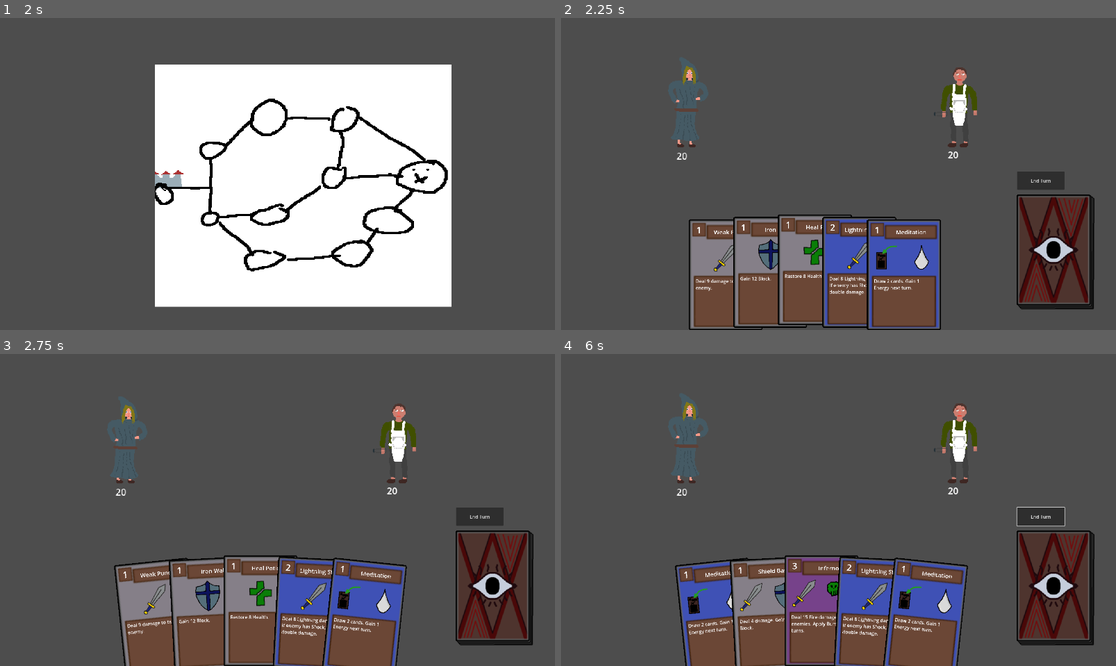
Above: before the commit, frames 1-4 (two rows, left to right).
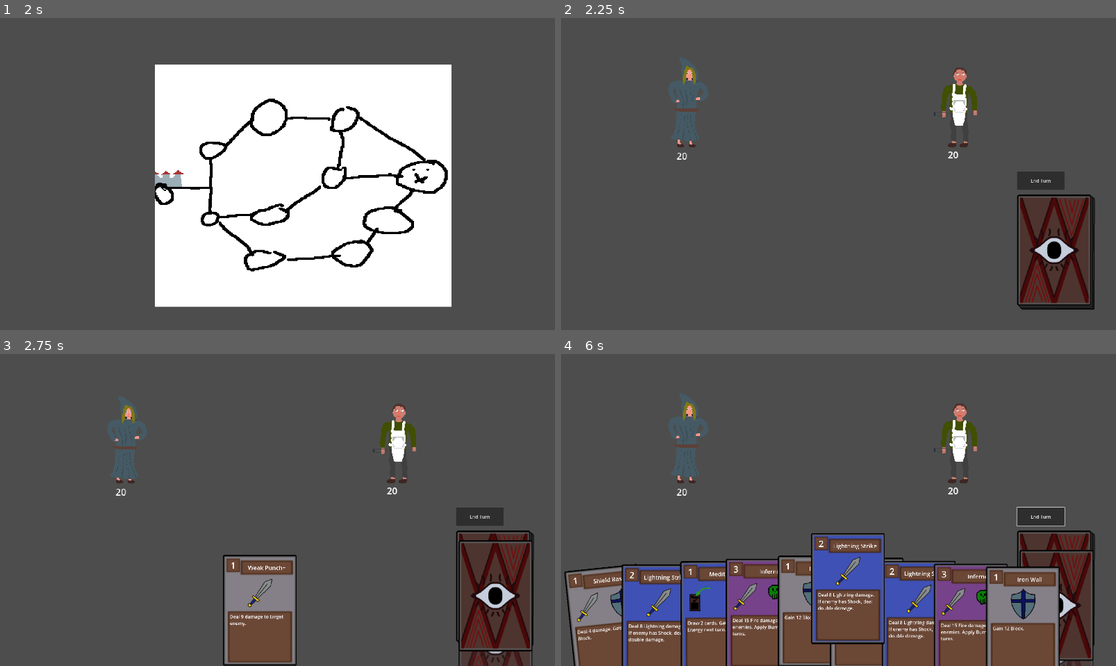
Above: after the commit, the same moments.

Repository: arch-jpg/eidsWi25
Game: Godot game, scene res://scenes/mainmenu/main_menu.tscn
The game is run twice, just before and just after one commit, with the same random seed, the same clock (stepped at 60 frames per second) and the same inputs.
Inputs (mouse positions are in pixels of both pictures, inside the frame that each line leads up to):
- Up to frame 1 (2 s): click "Play" at 0.5 s; click "Fight" at 1.25 s
- Up to frame 2 (2.25 s): tap Enter at 2 s; drag from (721, 195) to (832, 117) at 2.02 s
- Up to frame 3 (2.75 s): no input
- Up to frame 4 (6 s): click "End Turn" at 2.75 s; click "End Turn" at 3.5 s; click "End Turn" at 4.25 s; drag from (716, 616) to (688, 441) at 5.02 s; move the mouse to (716, 616) at 5.77 s; click (716, 616) at 5.92 s

Frame 1 is identical in both runs. In frame 2, 16% of the frame differs, in the area x 23-97%, y 56-100%; in frame 3, 17%; in frame 4, 24%, in the area x 0-97%, y 56-100%.

Commit message:
Added card draw animation and player wait end animation

Diff:
--- /dev/null
+++ b/scenes/cards/deck_animations.gd
@@ -0,0 +1,50 @@
+extends Node2D
+
+# Animation settings
+var card_delay_between_draws: float = 0.3  # Delay in seconds between each card draw
+var card_move_distance: float = 250.0  # How far down the card moves in pixels
+var card_move_duration: float = 0.5  # Duration of the move animation in seconds
+var card_fade_duration: float = 0.3  # Duration of the fade out animation in seconds
+var card_fade_delay: float = 0.3  # Delay before starting the fade out in seconds
+var default_deck_position: Vector2 = Vector2(138, 201)  # Fallback deck position
+
+# Preload card back texture
+var card_back_texture = preload("res://data/assets/cards/card_back.png")
+
+# Reference to the deck sprite
+@onready var card_deck = $CardDeck
+
+# Draw multiple cards with animation
+func draw_cards(count: int) -> void:
+	for i in range(count):
+		# Stagger the animation for each card
+		await get_tree().create_timer(card_delay_between_draws).timeout
+		_spawn_draw_animation()
+
+# Spawn and animate a single card being drawn
+func _spawn_draw_animation() -> void:
+	# Create a new sprite for the card back
+	var card_sprite = Sprite2D.new()
+	card_sprite.texture = card_back_texture
+
+	# Position it at the deck location
+	if card_deck:
+		card_sprite.position = card_deck.position
+	else:
+		card_sprite.position = default_deck_position
+
+	# Add to scene
+	add_child(card_sprite)
+
+	# Animate the card moving down
+	var tween = create_tween()
+	tween.set_parallel(false)
+
+	# Move down
+	tween.tween_property(card_sprite, "position:y", card_sprite.position.y + card_move_distance, card_move_duration)
+
+	# Fade out near the end
+	tween.parallel().tween_property(card_sprite, "modulate:a", 0.0, card_fade_duration).set_delay(card_fade_delay)
+
+	# Remove the sprite when animation is done
+	tween.tween_callback(func(): card_sprite.queue_free())
--- /dev/null
+++ b/scenes/cards/deck_animations.tscn
@@ -0,0 +1,11 @@
+[gd_scene load_steps=3 format=3 uid="uid://b88n4s5yw0eow"]
+
+[ext_resource type="Texture2D" uid="uid://bd8reieevuvk1" path="res://data/assets/cards/card_deck.png" id="1_icneb"]
+[ext_resource type="Script" uid="uid://d03o2vbv8gtiw" path="res://scenes/cards/deck_animations.gd" id="1_xhau5"]
+
+[node name="DeckAnimations" type="Node2D"]
+script = ExtResource("1_xhau5")
+
+[node name="CardDeck" type="Sprite2D" parent="."]
+position = Vector2(138, 201)
+texture = ExtResource("1_icneb")
--- a/scenes/character/main_char.tscn
+++ b/scenes/character/main_char.tscn
@@ -145,6 +145,22 @@
 atlas = ExtResource("4_cb0vc")
 region = Rect2(720, 0, 180, 180)
 
+[sub_resource type="AtlasTexture" id="AtlasTexture_xe8sb"]
+atlas = ExtResource("2_4umod")
+region = Rect2(540, 0, 180, 180)
+
+[sub_resource type="AtlasTexture" id="AtlasTexture_wtmre"]
+atlas = ExtResource("2_4umod")
+region = Rect2(360, 0, 180, 180)
+
+[sub_resource type="AtlasTexture" id="AtlasTexture_hktil"]
+atlas = ExtResource("2_4umod")
+region = Rect2(180, 0, 180, 180)
+
+[sub_resource type="AtlasTexture" id="AtlasTexture_72hio"]
+atlas = ExtResource("2_4umod")
+region = Rect2(0, 0, 180, 180)
+
 [sub_resource type="AtlasTexture" id="AtlasTexture_q2m1d"]
 atlas = ExtResource("2_6hegw")
 region = Rect2(0, 0, 180, 180)
@@ -348,6 +364,23 @@
 }],
 "loop": true,
 "name": &"attack_wait",
+"speed": 5.0
+}, {
+"frames": [{
+"duration": 1.0,
+"texture": SubResource("AtlasTexture_xe8sb")
+}, {
+"duration": 1.0,
+"texture": SubResource("AtlasTexture_wtmre")
+}, {
+"duration": 1.0,
+"texture": SubResource("AtlasTexture_hktil")
+}, {
+"duration": 1.0,
+"texture": SubResource("AtlasTexture_72hio")
+}],
+"loop": false,
+"name": &"attack_wait_end",
 "speed": 5.0
 }, {
 "frames": [{
@@ -428,8 +461,9 @@
 [node name="AnimatedSprite2D" type="AnimatedSprite2D" parent="."]
 position = Vector2(5, -72)
 sprite_frames = SubResource("SpriteFrames_urhpq")
-animation = &"idle"
+animation = &"attack_wait_end"
 autoplay = "idle"
 script = ExtResource("8_tnkco")
 
+[connection signal="animation_changed" from="AnimatedSprite2D" to="AnimatedSprite2D" method="_on_animation_changed"]
 [connection signal="animation_finished" from="AnimatedSprite2D" to="AnimatedSprite2D" method="_on_animation_finished"]
--- a/scenes/character/main_char_animation.gd
+++ b/scenes/character/main_char_animation.gd
@@ -1,7 +1,15 @@
 extends AnimatedSprite2D
+
+var previous_animation: String = ""
 
 func _on_animation_finished() -> void:
 	if self.animation == "attack_begin":
 		play("attack_wait")
 	else:
 		play("idle")
+
+func _on_animation_changed() -> void:
+	if previous_animation == "attack_wait" and self.animation != "attack_wait":
+		play("attack_wait_end")
+
+	previous_animation = self.animation
--- a/scenes/fightscene/combat_scene.gd
+++ b/scenes/fightscene/combat_scene.gd
@@ -22,7 +22,18 @@
 	discard_pile.append(card)
 
 func draw_hand(start):
+	# Start deck animation for all cards at once
+
+	$DeckAnimations.draw_cards(HAND_SIZE)
+	var draw_delay = $DeckAnimations.card_delay_between_draws + 0.1
+	await get_tree().create_timer(draw_delay).timeout
+
 	for i in HAND_SIZE:
+
+		# Wait for the delay between card draws to sync with animation
+		if i > 0:
+			await get_tree().create_timer(draw_delay).timeout
+
 		var card = CardDatabase.get_card_by_id(deck[i])
 		var ca = Area2D.new()
 		var colCa = CollisionShape2D.new()
--- a/scenes/fightscene/combat_scene.tscn
+++ b/scenes/fightscene/combat_scene.tscn
@@ -5,9 +5,9 @@
 [ext_resource type="PackedScene" uid="uid://ba0881agk0fr5" path="res://scenes/character/main_char.tscn" id="2_nngcu"]
 [ext_resource type="PackedScene" uid="uid://chw4fnjtesy7r" path="res://scenes/character/milk_boy.tscn" id="4_merom"]
 [ext_resource type="Script" uid="uid://dopolwqy74i8i" path="res://scenes/fightscene/playerHitbox.gd" id="5_merom"]
-[ext_resource type="Texture2D" uid="uid://bd8reieevuvk1" path="res://data/assets/cards/card_deck.png" id="6_nngcu"]
 [ext_resource type="Script" uid="uid://b23wgl6hk5f5e" path="res://scenes/fightscene/enemyHitbox.gd" id="7_3a06o"]
 [ext_resource type="Script" uid="uid://d0b1dn1w4vm2n" path="res://scenes/fightscene/handcontainer.gd" id="7_ul0wa"]
+[ext_resource type="PackedScene" uid="uid://b88n4s5yw0eow" path="res://scenes/cards/deck_animations.tscn" id="8_3a06o"]
 
 [sub_resource type="RectangleShape2D" id="RectangleShape2D_ul0wa"]
 size = Vector2(38, 152)
@@ -64,13 +64,6 @@
 position = Vector2(743, 767)
 script = ExtResource("7_ul0wa")
 
-[node name="deck" type="TextureRect" parent="."]
-offset_left = 1576.0
-offset_top = 611.0
-offset_right = 1832.0
-offset_bottom = 995.0
-texture = ExtResource("6_nngcu")
-
 [node name="endTurnBtn" type="Button" parent="."]
 offset_left = 1578.0
 offset_top = 531.0
@@ -78,4 +71,7 @@
 offset_bottom = 595.0
 text = "End Turn"
 
+[node name="DeckAnimations" parent="." instance=ExtResource("8_3a06o")]
+position = Vector2(1576, 611)
+
 [connection signal="pressed" from="endTurnBtn" to="." method="_on_end_turn_btn_pressed"]
Not shown, added: scenes/cards/deck_animations.gd.uid
Not shown: 1 places in scenes/character/main_char.tscn that only renumber resources
